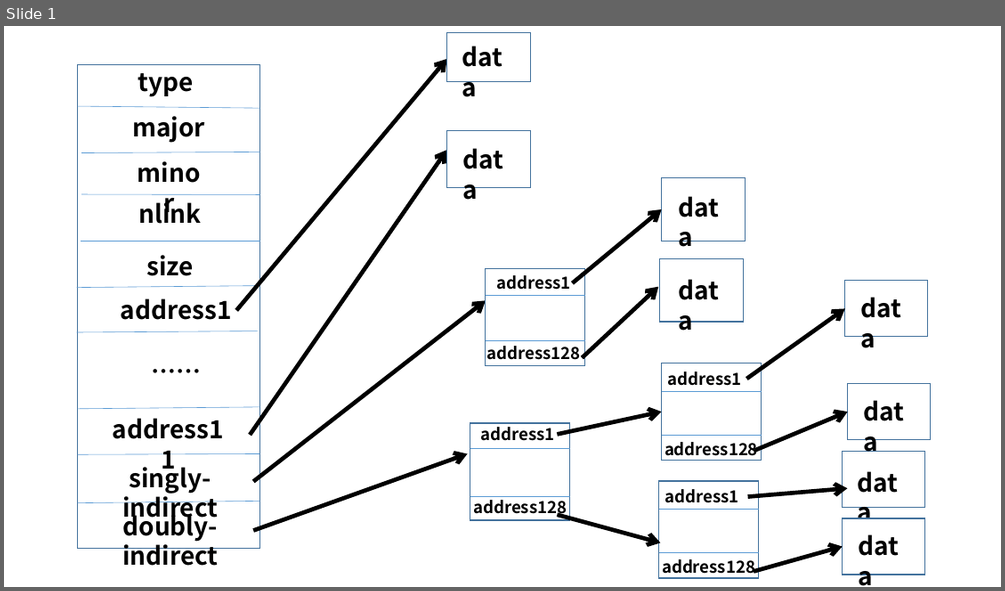
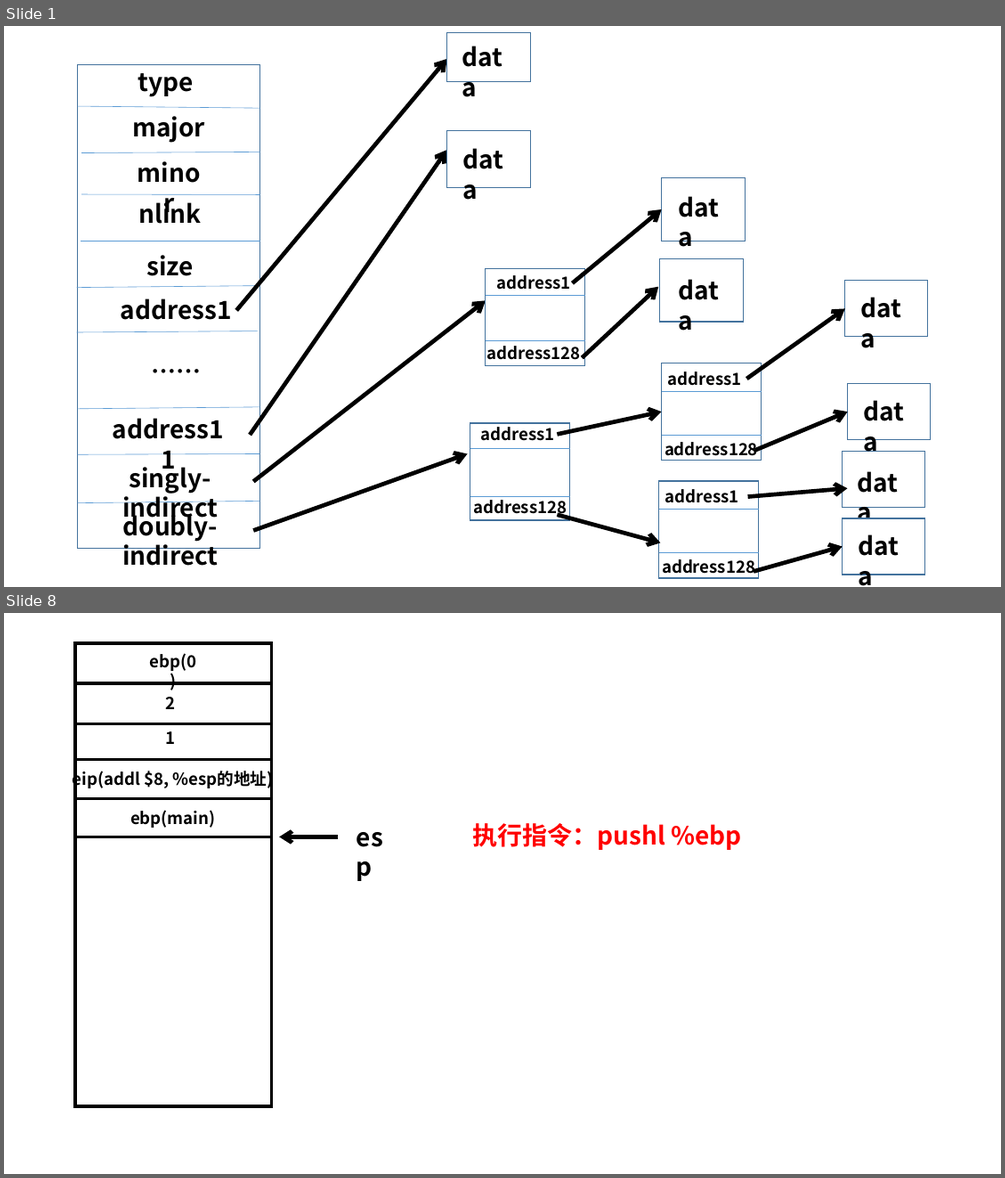
Before and after one commit to DawnGuoDev/MIT6.828Learn, a slide deck: notes/image/doubly-indirect.pptx. Shown one above the other, each under a label of ours: slide 1 before the commit, slides 1 and 8 after it; the slides between them are not shown. The pictures are 1005x591 and 1005x1178 pixels, drawn with LibreOffice and Linux fonts; fonts in the diff are those of the drawing. Boxes give left, top, right and bottom in pixels: in the first picture for what was removed or moved away, otherwise in the second. Text is boxed around its words. In the diff, an @@ line names an element or a change of style, - is before the commit and + after.

```diff
--- a/notes/image/doubly-indirect.pptx
+++ b/notes/image/doubly-indirect.pptx
@@ slide 8 added at (x1=4, y1=613, x2=1001, y2=1174), background #FFFFFF @@
@@ rectangle added at (x1=75, y1=643, x2=271, y2=1106), outline #000000 3 pt @@
@@ text added at (x1=149, y1=653, x2=196, y2=671), 16 pt, text #000000, bold @@
+ebp(0)
@@ line added from (75, 683) to (272, 683), #000000 3 pt @@
@@ text added at (x1=166, y1=697, x2=176, y2=709), 16 pt, text #000000, bold @@
+2
@@ line added from (75, 723) to (272, 723), #000000 3 pt @@
@@ text added at (x1=166, y1=731, x2=176, y2=744), 16 pt, text #000000, bold @@
+1
@@ text added at (x1=73, y1=768, x2=274, y2=790), 16 pt, text #000000, bold @@
+eip(addl $8, %esp的地址)
@@ line added from (75, 760) to (272, 760), #000000 3 pt @@
@@ line added from (75, 798) to (272, 798), #000000 3 pt @@
@@ text added at (x1=130, y1=810, x2=215, y2=827), 16 pt, text #000000, bold @@
+ebp(main)
@@ text added at (x1=348, y1=818, x2=404, y2=855), 24 pt, text #000000, bold @@
+esp
@@ text added at (x1=473, y1=823, x2=741, y2=850), 24 pt, text #FF0000, bold @@
+执行指令：pushl %ebp
@@ line added from (75, 836) to (272, 836), #000000 3 pt @@
@@ arrow added from (338, 836) to (279, 836), #000000 4 pt @@
```
Also in this commit, not shown: 8 other slides added, 8 other files.
